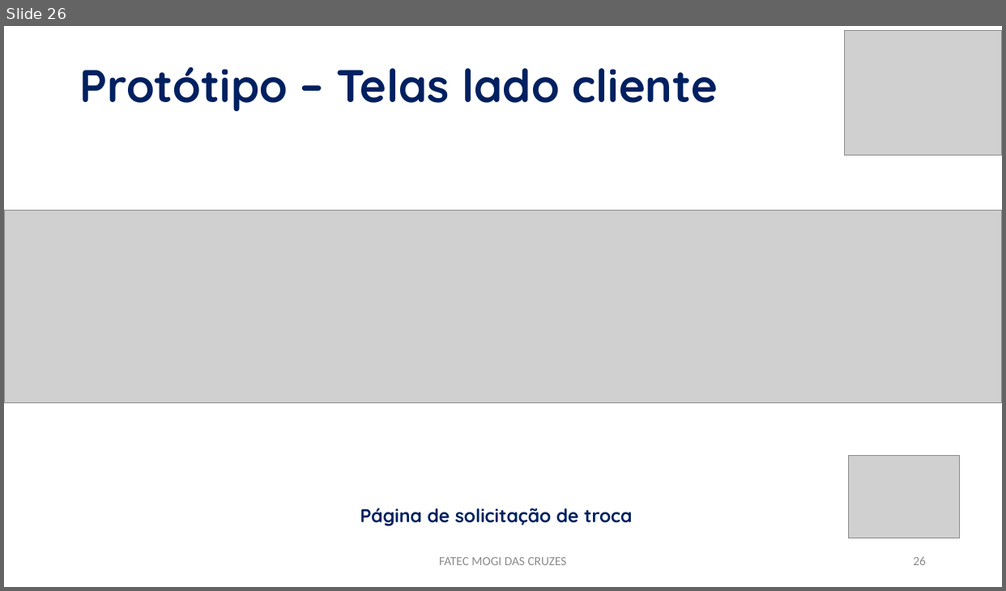
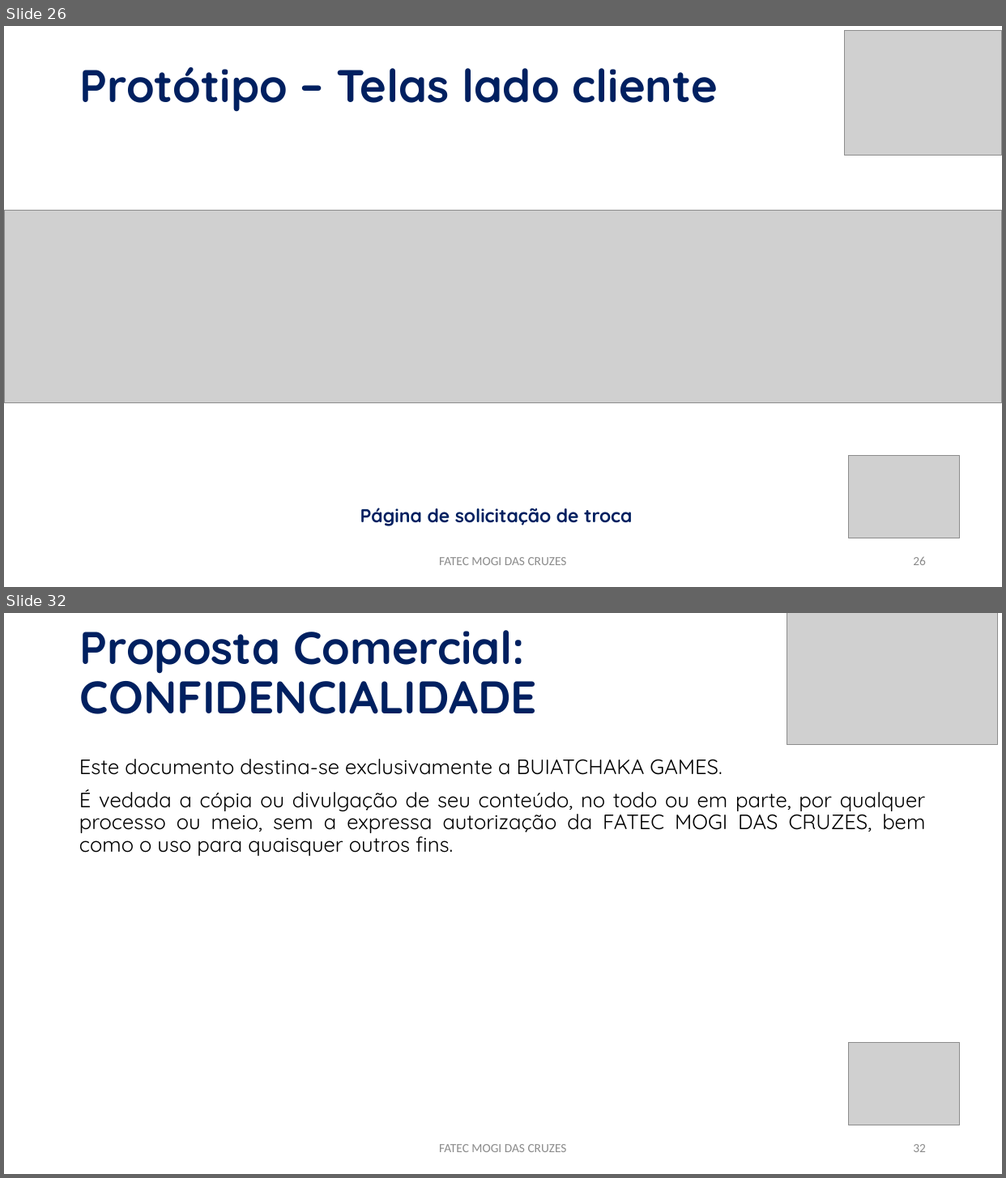
Before and after one commit to PabloLuiz1/buiatchaka-jogos, a slide deck: APRESENTAÇÃO.pptx. Shown one above the other, each under a label of ours: slide 26 before the commit, slides 26 and 32 after it; the slides between them are not shown. The pictures are 1006x591 and 1006x1178 pixels, drawn with LibreOffice and Linux fonts; fonts in the diff are those of the drawing; grey boxes stand for pictures. Boxes give left, top, right and bottom in pixels: in the first picture for what was removed or moved away, otherwise in the second. Text is boxed around its words. In the diff, an @@ line names an element or a change of style, - is before the commit and + after.

```diff
--- a/APRESENTAÇÃO.pptx
+++ b/APRESENTAÇÃO.pptx
@@ slide 32 added at (x1=4, y1=613, x2=1002, y2=1174), background #FFFFFF @@
@@ title added at (x1=80, y1=630, x2=537, y2=714), 44 pt, text #002060, bold @@
+Proposta Comercial:
+CONFIDENCIALIDADE
@@ picture added at (x1=787, y1=613, x2=997, y2=745) @@
@@ text added at (x1=79, y1=759, x2=926, y2=856), 20 pt, text #000000 @@
+Este documento destina-se exclusivamente a BUIATCHAKA GAMES.
+É vedada a cópia ou divulgação de seu conteúdo, no todo ou em parte, por qualquer processo ou meio, sem a expressa autorização da FATEC MOGI DAS CRUZES, bem como o uso para quaisquer outros fins.
@@ picture added at (x1=849, y1=1043, x2=959, y2=1125) @@
@@ text added at (x1=439, y1=1144, x2=567, y2=1152), 12 pt, text #8C8C8C @@
+FATEC MOGI DAS CRUZES
@@ page number added at (x1=913, y1=1144, x2=926, y2=1152), 12 pt, text #8C8C8C @@
+32
```
Also in this commit, not shown: 2 slides changed, 74 other slides added, 27 other files.
